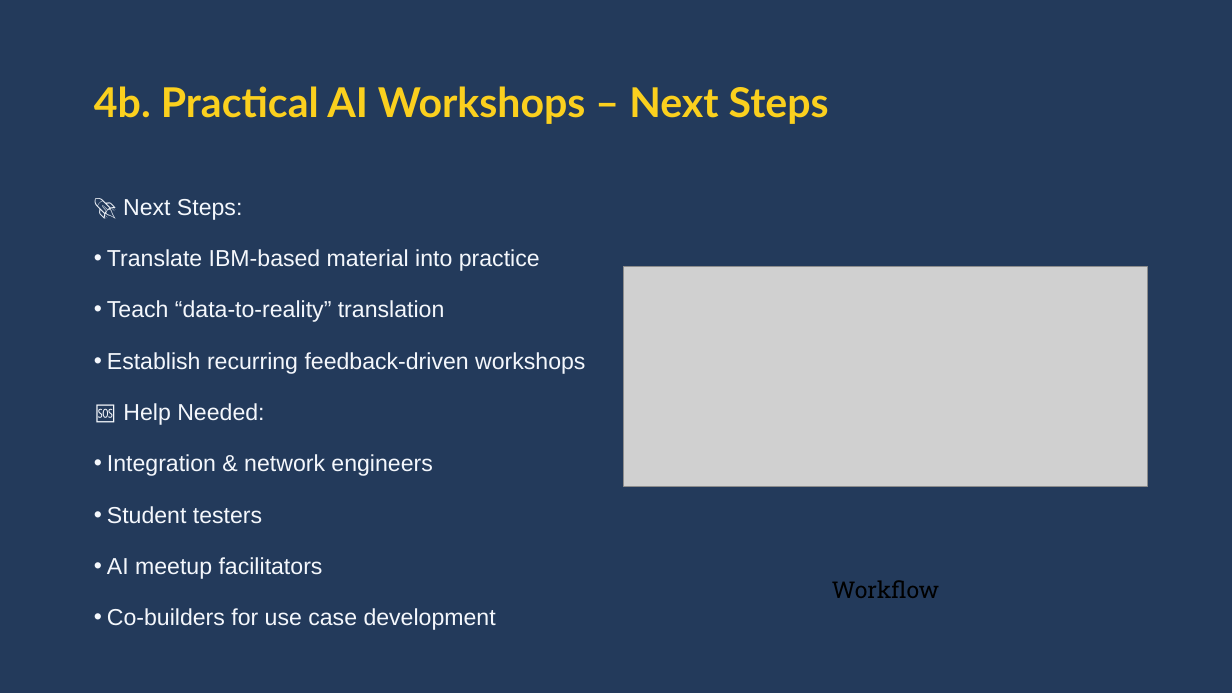
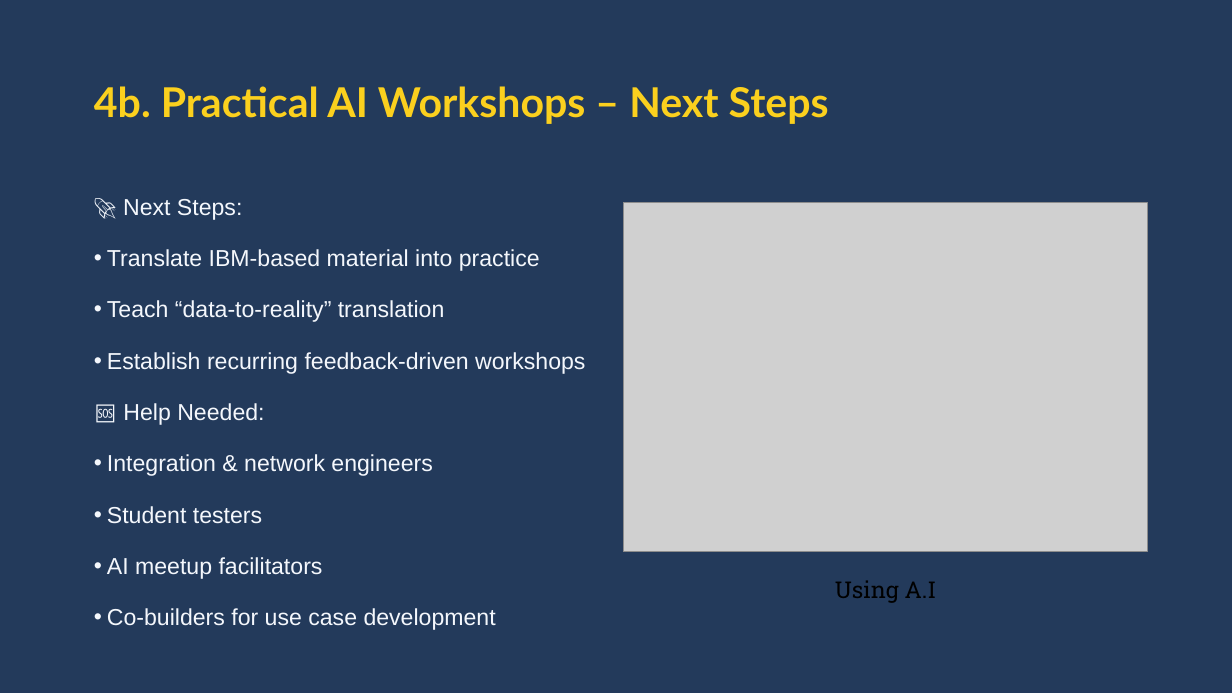
Before and after one commit to Value-Chain-Hackers/VCH-Overview, a slide deck: slide 10 of _PRESENTATIONS/VCH-Overview/Overview.pptx. Drawn at 1232x693 pixels with LibreOffice and Linux fonts; fonts in the diff are those of the drawing; grey boxes stand for pictures. Boxes give left, top, right and bottom in pixels: in the first picture for what was removed or moved away, otherwise in the second. Text is boxed around its words. In the diff, an @@ line names an element or a change of style, - is before the commit and + after.

```diff
--- a/_PRESENTATIONS/VCH-Overview/Overview.pptx
+++ b/_PRESENTATIONS/VCH-Overview/Overview.pptx
@@ picture: place and size @@
-picture at (624,267,1148,487)
+picture at (624,202,1148,552)
@@ text at (835,580,936,603): text changed @@
-Workflow
+Using A.I
```
Also in this commit, not shown: 8 other slides changed, 5 other files.
